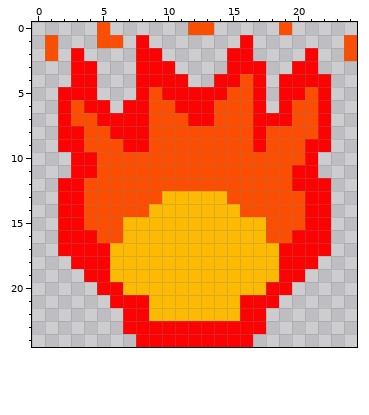
Two states of a pixel-art sprite, DeGame/DeGame/Content/Sprites/Bullets/FireBullet.png. The first picture shows the starting point.
The file is 25x25 pixels.
After the commit:
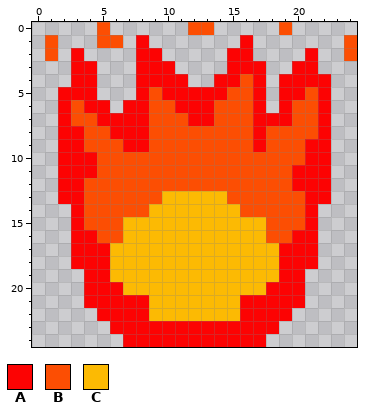
Palette (. is transparent): A #fc0303  B #fc4e03  C #fcba03
Changes in this commit:
@@ x 0..24 @@
  9 ..AABBBAABBBBBBBBABBBAA..
-10 ...AABBBBBBBBBBBBBBBBA...
-11 ...AABBBBBBBBBBBBBBBAA...
+10 ..AAABBBBBBBBBBBBBBBBAA..
+11 ..AAABBBBBBBBBBBBBBBAAA..
 12 ..AABBBBBBBBBBBBBBBBAAA..
 13 ..AABBBBBBCCCCCBBBBBBAA..
-14 ..AABBBBBCCCCCCCBBBBBAA..
-15 ..AABBBCCCCCCCCCCCBBBAA..
-16 ..AAABBCCCCCCCCCCCBBAAA..
-17 ..AAAACCCCCCCCCCCCCAAAA..
+14 ...ABBBBBCCCCCCCBBBBBA...
+15 ...ABBBCCCCCCCCCCCBBBA...
+16 ...AABBCCCCCCCCCCCBBAA...
+17 ...AAACCCCCCCCCCCCCAAA...
 18 ...AAACCCCCCCCCCCCCAAA...
 19 ....AACCCCCCCCCCCCCAA....
-20 .....AACCCCCCCCCCCAA.....
-21 ......AAACCCCCCCAAA......
-22 .......AACCCCCCCAA.......
-23 .......AAAAAAAAAAA.......
-24 ........AAAAAAAAA........
+20 ....AAACCCCCCCCCCCAAA....
+21 ....AAAAACCCCCCCAAAAA....
+22 .....AAAACCCCCCCAAAA.....
+23 ......AAAAAAAAAAAAA......
+24 .......AAAAAAAAAAA.......
Changed places in both pictures, as pixel boxes (x1, y1, x2, y2):
changed: (58, 152, 136, 347)
changed: (253, 152, 331, 347)
